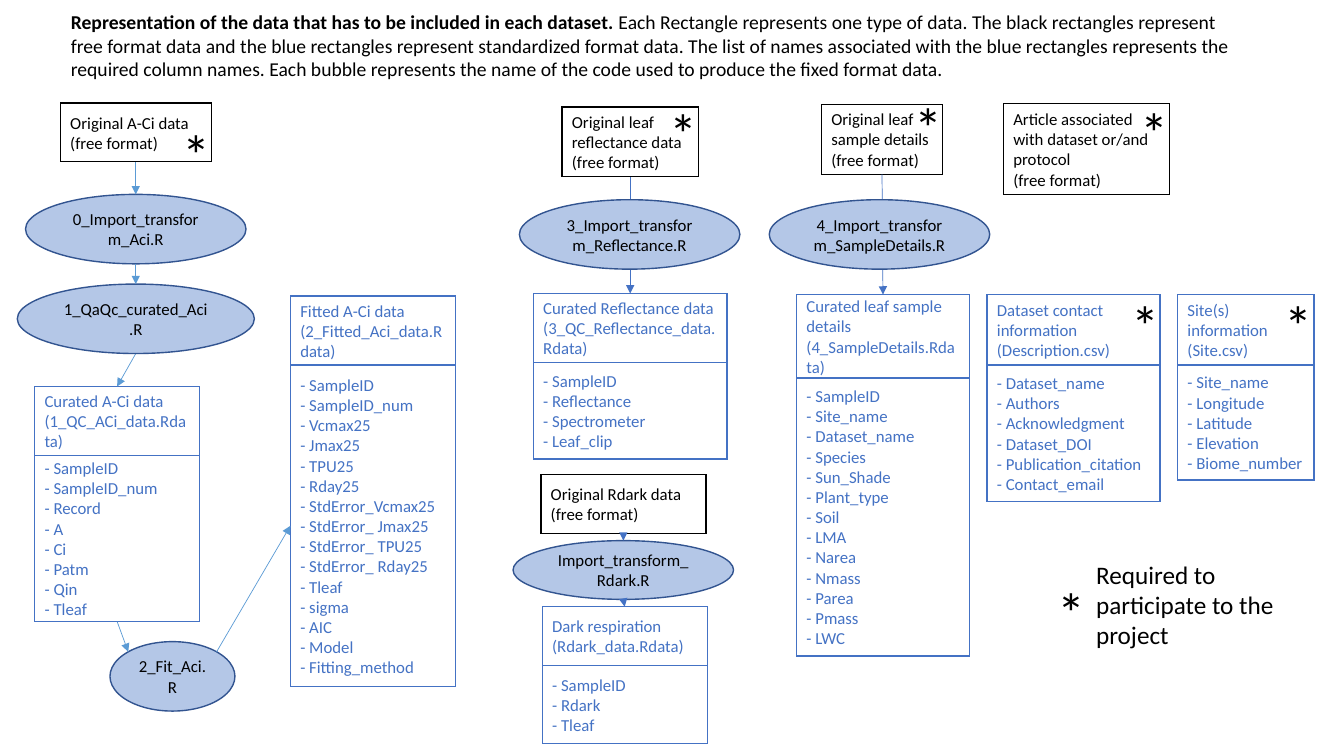
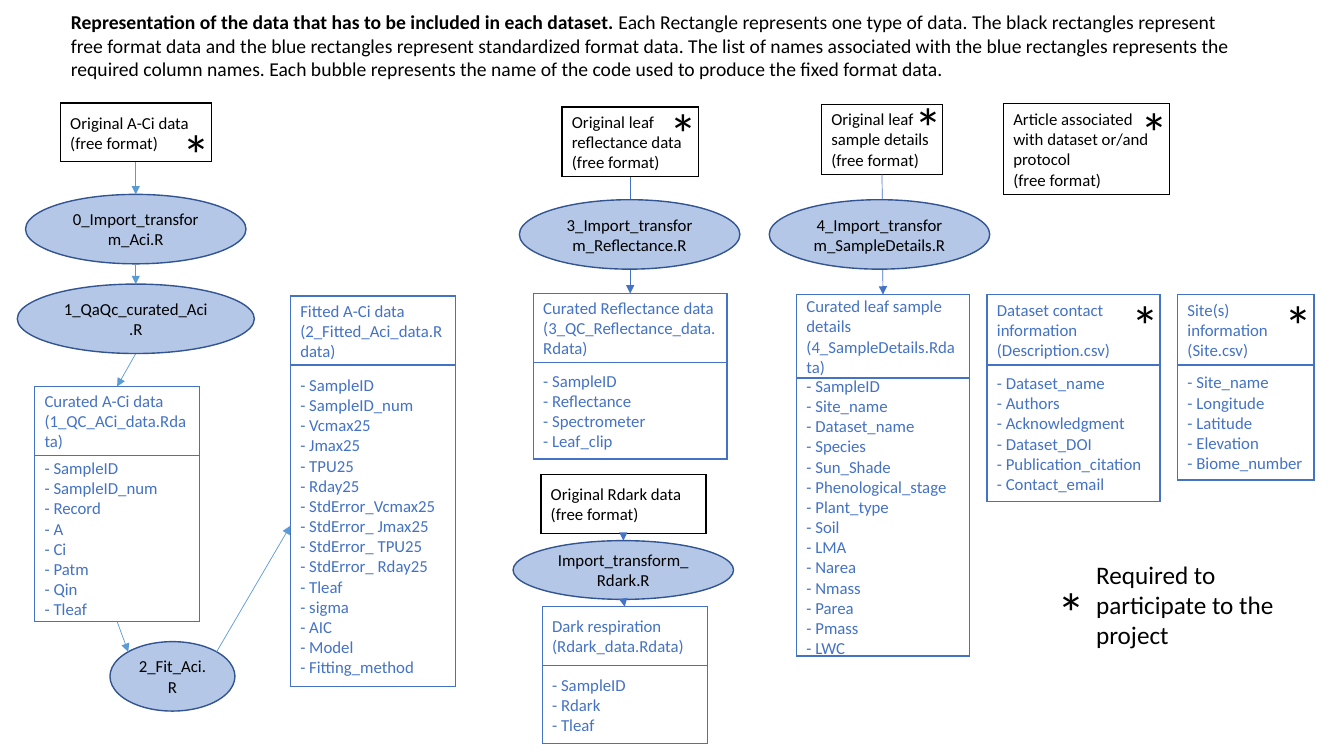
Before and after one commit to plantphys/gsti, a slide deck: slide 1 of Overal_data_curation.pptx. Drawn at 1344x756 pixels with LibreOffice and Linux fonts; fonts in the diff are those of the drawing. Boxes give left, top, right and bottom in pixels: in the first picture for what was removed or moved away, otherwise in the second. Text is boxed around its words. In the diff, an @@ line names an element or a change of style, - is before the commit and + after.

Commit message:
Including the leaf Phenological stage

```diff
--- a/Overal_data_curation.pptx
+++ b/Overal_data_curation.pptx
@@ text in rectangle at [815,481,946,496]: paragraph added @@
+- Phenological_stage
```
Also in this commit, not shown: 34 other files.
